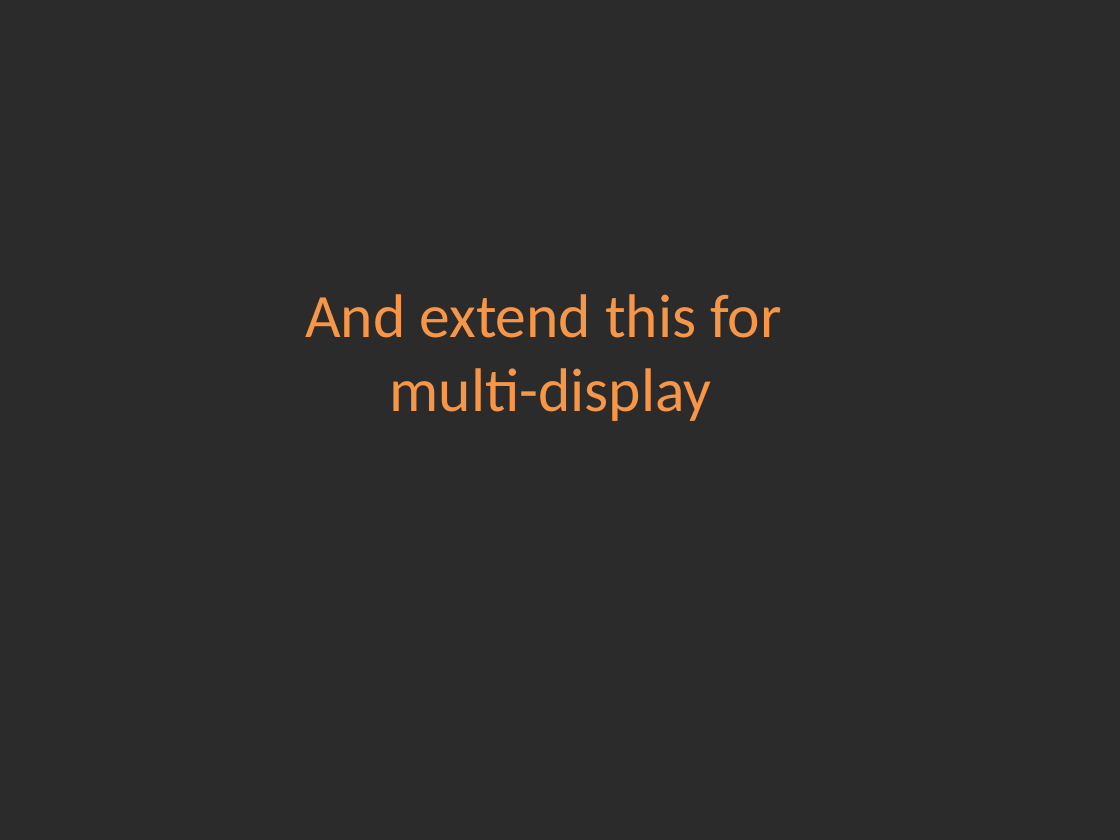
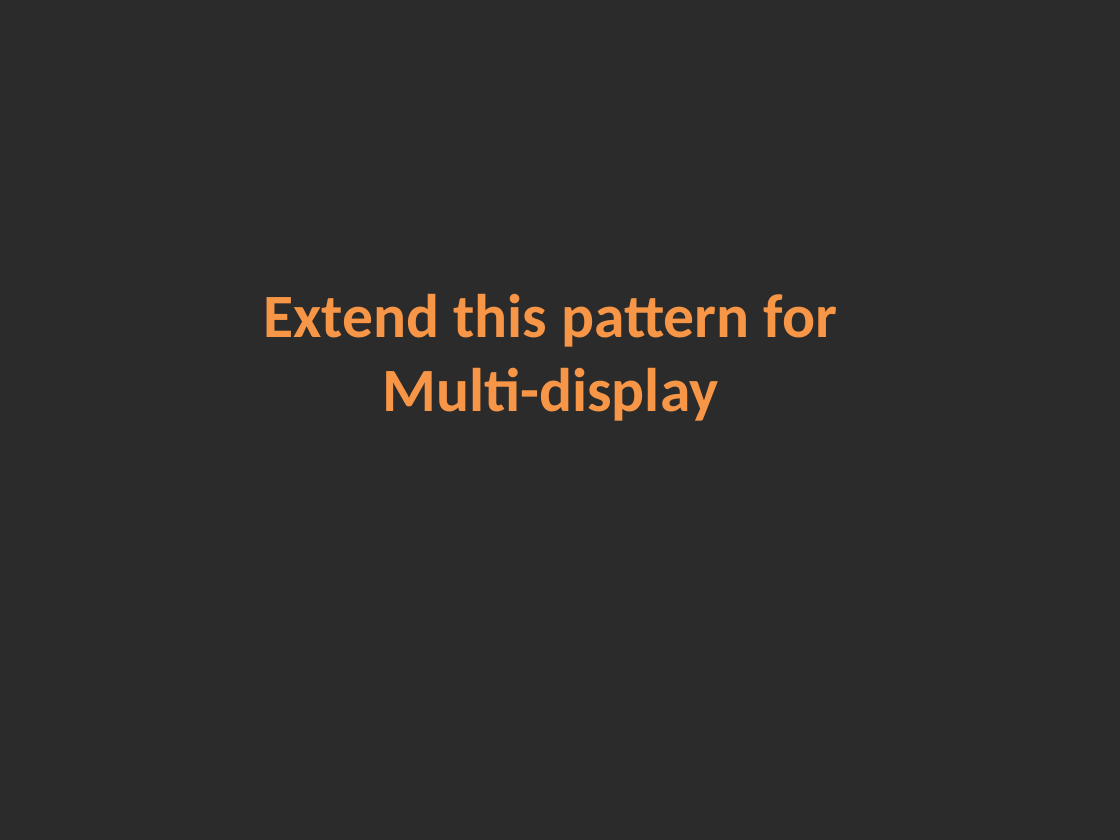
Before and after one commit to dbaeli/ez18n, a slide deck: slide 17 of ez18n-slides/javaone-2012/ez18n_javaone2012.pptx. Drawn at 1120x840 pixels with LibreOffice and Linux fonts; fonts in the diff are those of the drawing; background and template pictures are left out; a plain dark background stands for a picture behind light text. Boxes give left, top, right and bottom in pixels: in the first picture for what was removed or moved away, otherwise in the second. Text is boxed around its words. In the diff, an @@ line names an element or a change of style, - is before the commit and + after.

Commit message:
Slides, with annotations redone, titles

```diff
--- a/ez18n-slides/javaone-2012/ez18n_javaone2012.pptx
+++ b/ez18n-slides/javaone-2012/ez18n_javaone2012.pptx
@@ title at box(264, 293, 837, 421): text changed; bold on @@
-And extend this for
-multi-display
+Extend this pattern for
+Multi-display
```
Also in this commit, not shown: 29 other slides changed, 1 slide added, 3 slides removed, 2 other files.
